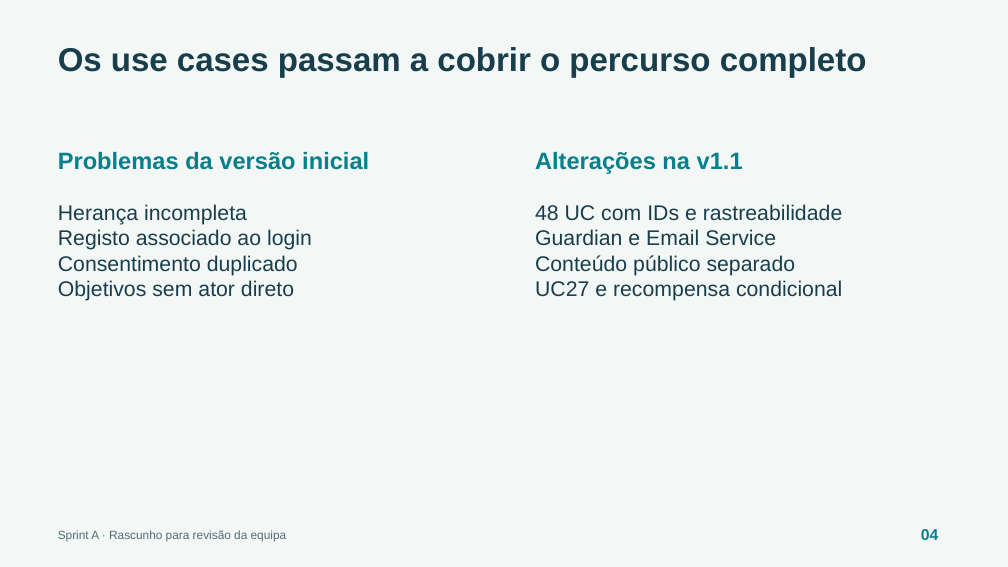
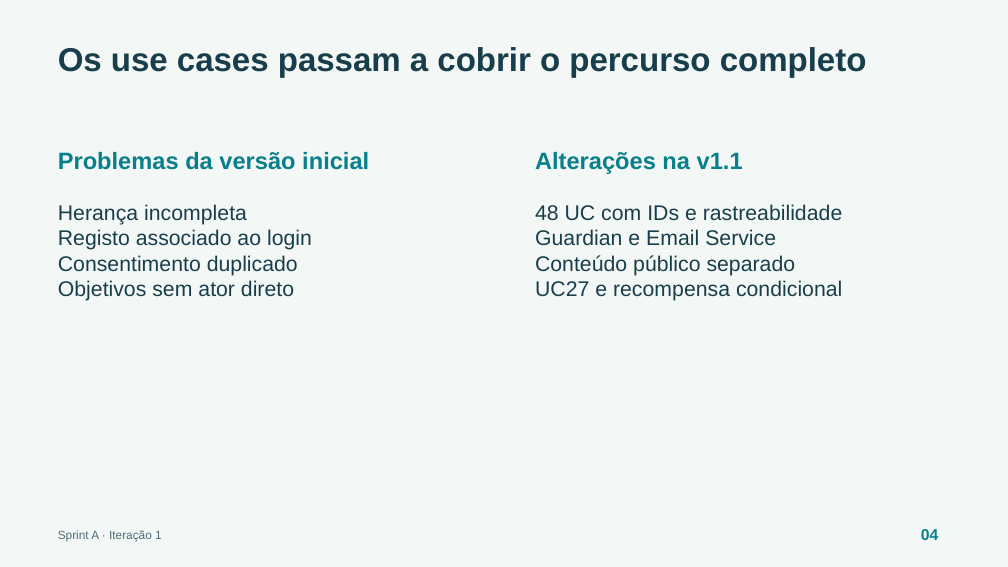
Before and after one commit to escobar0304/ProjInter-2-1, a slide deck: slide 4 of docs/entregas/sprint-review-a/sprint-review-a.pptx. Drawn at 1008x567 pixels with LibreOffice and Linux fonts; fonts in the diff are those of the drawing. Boxes give left, top, right and bottom in pixels: in the first picture for what was removed or moved away, otherwise in the second. Text is boxed around its words. In the diff, an @@ line names an element or a change of style, - is before the commit and + after.

Commit message:
apresentação: atualizar ficheiros da Sprint Review A

```diff
--- a/docs/entregas/sprint-review-a/sprint-review-a.pptx
+++ b/docs/entregas/sprint-review-a/sprint-review-a.pptx
@@ text at bbox=[58, 530, 162, 541]: text changed @@
-Sprint A · Rascunho para revisão da equipa
+Sprint A · Iteração 1
```
Also in this commit, not shown: 11 other slides changed, 1 other file.
